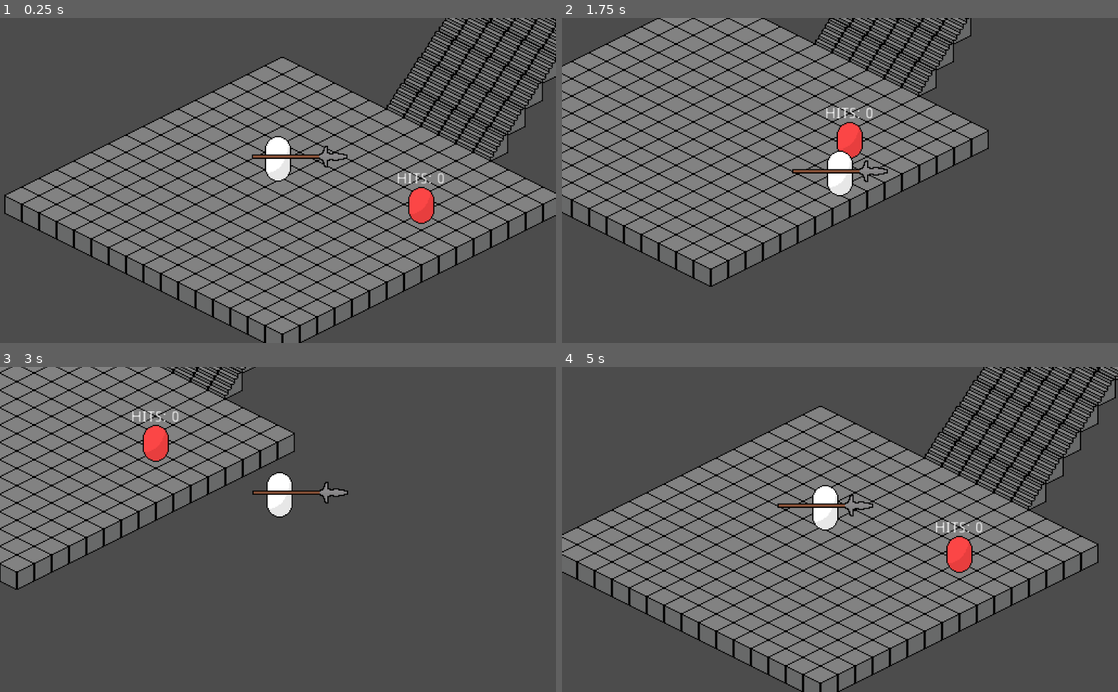
Above: before the commit, frames 1-4 (two rows, left to right).
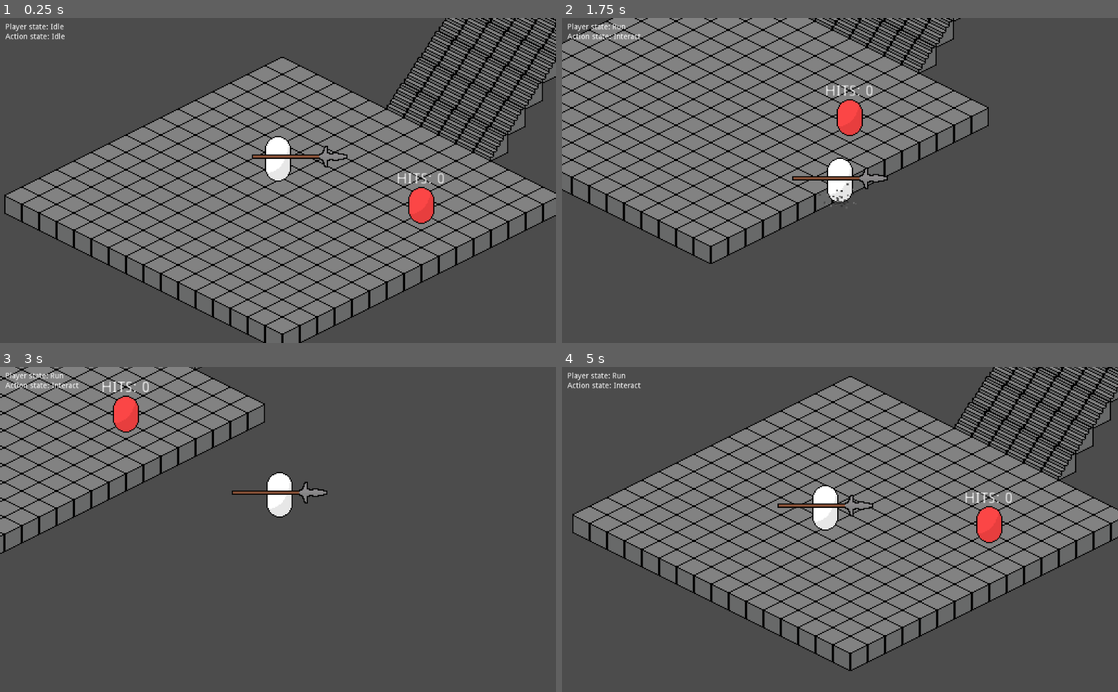
Above: after the commit, the same moments.

Repository: mickveldhuis/untitled
Game: Godot game, scene res://scenes/level_1/ThroneRoom.tscn
Two runs of this game, one before a commit and one after it. Both use one fixed random seed, a clock stepped at 60 frames per second and the inputs below.
Inputs (mouse positions are in pixels of both pictures, inside the frame that each line leads up to):
- Up to frame 1 (0.25 s): no input
- Up to frame 2 (1.75 s): tap Enter at 0.5 s; move the mouse to (962, 164) at 0.52 s; hold D (move_right) 0.53-1.28 s; click (962, 164) at 0.6 s; right-click (962, 164) at 0.8 s; move the mouse to (728, 196) at 1.27 s; hold S (move_down) from 1.28 s (still down); right-click (728, 196) at 1.35 s; tap Space (dash, bound only after the commit) at 1.55 s
- Up to frame 3 (3 s): move the mouse to (333, 458) at 2.02 s; release S (move_down) at 2.03 s; hold D (move_right) 2.03-2.78 s; tap Space (dash, bound only after the commit) at 2.1 s; click (333, 458) at 2.3 s; move the mouse to (250, 594) at 2.77 s; hold W (move_up) from 2.78 s (still down); click (250, 594) at 2.85 s
- Up to frame 4 (5 s): right-click (812, 594) at 3.05 s; move the mouse to (1006, 578) at 3.52 s; release W (move_up) at 3.53 s; hold A (move_left) from 3.53 s (still down); right-click (1006, 578) at 3.6 s; tap Space (dash, bound only after the commit) at 3.8, 4.35 s; tap Escape (ui_cancel) at 4.15 s; move the mouse to (673, 480) at 4.27 s; click (673, 480) at 4.55 s

The runs differ from the first frame. In frame 1, 0.2% of the frame differs, in the area x 1-12%, y 1-7%; in frame 2, 25%; in frame 3, 15%; in frame 4, 39%, in the area x 0-100%, y 0-100%.

Commit message:
Add FSM to handle player actions and movement

Diff:
--- a/entities/dummy/dummy.gd
+++ b/entities/dummy/dummy.gd
@@ -12,14 +12,14 @@
 	update_counter_text()
 
 
-func take_damage(damage : int) -> void:
+func take_damage(_damage : int) -> void:
 	print("on_dummy_hit")
 	n_hits += 1
 
 	update_counter_text()
 
 
-func _on_dummy_hit(body, data) -> void:
+func _on_dummy_hit(_body, _data) -> void:
 	print("on_dummy_hit")
 	n_hits += 1
 
--- a/entities/player/Player.tscn
+++ b/entities/player/Player.tscn
@@ -1,17 +1,20 @@
-[gd_scene load_steps=9 format=2]
+[gd_scene load_steps=19 format=2]
 
-[ext_resource path="res://entities/player/player.gd" type="Script" id=1]
+[ext_resource path="res://entities/player/player_controller.gd" type="Script" id=1]
 [ext_resource path="res://entities/player/player.png" type="Texture" id=2]
 [ext_resource path="res://entities/player/spear.png" type="Texture" id=3]
 [ext_resource path="res://nodes/hitbox.gd" type="Script" id=4]
+[ext_resource path="res://nodes/state_machine.gd" type="Script" id=5]
+[ext_resource path="res://entities/player/states/idle_state.gd" type="Script" id=6]
+[ext_resource path="res://entities/player/states/run_state.gd" type="Script" id=7]
+[ext_resource path="res://entities/player/states/attack_state.gd" type="Script" id=8]
+[ext_resource path="res://entities/player/states/dash_state.gd" type="Script" id=9]
+[ext_resource path="res://entities/player/states/interact_state.gd" type="Script" id=10]
+[ext_resource path="res://entities/player/states/actionless_state.gd" type="Script" id=11]
 
 [sub_resource type="CapsuleShape2D" id=1]
 radius = 8.0
 height = 4.0
-
-[sub_resource type="CapsuleShape2D" id=4]
-radius = 12.0
-height = 10.0
 
 [sub_resource type="Animation" id=2]
 length = 0.001
@@ -69,6 +72,32 @@
 "values": [ false, true ]
 }
 
+[sub_resource type="CapsuleShape2D" id=4]
+radius = 12.0
+height = 10.0
+
+[sub_resource type="Gradient" id=6]
+colors = PoolColorArray( 0, 0, 0, 1, 0.533203, 0.533203, 0.533203, 1 )
+
+[sub_resource type="GradientTexture" id=7]
+gradient = SubResource( 6 )
+
+[sub_resource type="ParticlesMaterial" id=5]
+emission_shape = 2
+emission_box_extents = Vector3( 15, 1, 1 )
+flag_disable_z = true
+direction = Vector3( 0, -1, 0 )
+spread = 120.0
+flatness = 0.2
+initial_velocity = 200.0
+initial_velocity_random = 1.0
+orbit_velocity = 0.0
+orbit_velocity_random = 0.0
+damping = 1.0
+scale = 2.0
+scale_random = 0.7
+color_ramp = SubResource( 7 )
+
 [node name="Player" type="KinematicBody2D"]
 collision_layer = 2
 script = ExtResource( 1 )
@@ -88,6 +117,10 @@
 position = Vector2( 0, -8 )
 rotation = -1.5708
 shape = SubResource( 1 )
+
+[node name="AnimationPlayer" type="AnimationPlayer" parent="."]
+anims/RESET = SubResource( 2 )
+anims/spear = SubResource( 3 )
 
 [node name="Weapon" type="Node2D" parent="."]
 position = Vector2( 0, -22 )
@@ -109,11 +142,45 @@
 shape = SubResource( 4 )
 disabled = true
 
-[node name="Timer" type="Timer" parent="."]
+[node name="States" type="Node2D" parent="."]
+script = ExtResource( 5 )
+initial_state = NodePath("Idle")
+
+[node name="Idle" type="Node2D" parent="States"]
+script = ExtResource( 6 )
+
+[node name="Run" type="Node2D" parent="States"]
+script = ExtResource( 7 )
+
+[node name="Dash" type="Node2D" parent="States"]
+script = ExtResource( 9 )
+
+[node name="DashTimer" type="Timer" parent="States/Dash"]
+wait_time = 0.5
+
+[node name="DashParticles" type="Particles2D" parent="States/Dash"]
+position = Vector2( 0, 1 )
+emitting = false
+amount = 60
+lifetime = 0.12
+one_shot = true
+process_material = SubResource( 5 )
+
+[node name="ActionStates" type="Node2D" parent="."]
+script = ExtResource( 5 )
+initial_state = NodePath("Idle")
+
+[node name="Idle" type="Node2D" parent="ActionStates"]
+script = ExtResource( 11 )
+
+[node name="Attack" type="Node2D" parent="ActionStates"]
+script = ExtResource( 8 )
+
+[node name="AttackTimer" type="Timer" parent="ActionStates/Attack"]
 wait_time = 0.24
 
-[node name="AnimationPlayer" type="AnimationPlayer" parent="."]
-anims/RESET = SubResource( 2 )
-anims/spear = SubResource( 3 )
+[node name="Interact" type="Node2D" parent="ActionStates"]
+script = ExtResource( 10 )
 
-[connection signal="timeout" from="Timer" to="." method="_on_timer_timeout"]
+[connection signal="timeout" from="States/Dash/DashTimer" to="States/Dash" method="_on_timer_timeout"]
+[connection signal="timeout" from="ActionStates/Attack/AttackTimer" to="ActionStates/Attack" method="_on_timer_timeout"]
--- /dev/null
+++ b/entities/player/player_controller.gd
@@ -0,0 +1,46 @@
+extends KinematicBody2D
+
+
+export(int) var speed = 100
+
+
+var velocity : Vector2 = Vector2.ZERO
+
+# Expose state activity to all 'state machines'
+# var is_idle : bool = false
+# var is_running : bool = false
+# var is_dashing : bool = false
+# var is_attacking : bool = false
+# var is_interacting : bool = false
+
+
+onready var fsm : StateMachine = $States
+onready var action_fsm : StateMachine = $ActionStates
+onready var anim : AnimationPlayer = $AnimationPlayer
+onready var hitbox : Area2D = $Weapon/WeaponSprite/HitBox
+
+
+func _ready() -> void:
+	fsm.init()
+	action_fsm.init()
+
+
+func _unhandled_input(_event: InputEvent) -> void:
+	pass
+
+
+func _process (delta):
+	fsm.process(delta)
+	action_fsm.process(delta)
+
+
+func _physics_process(delta):
+	fsm.handle_input()
+	action_fsm.handle_input()
+
+	fsm.physics_process(delta)
+	action_fsm.physics_process(delta)
+
+
+func move() -> void:
+	velocity = move_and_slide(velocity)
--- /dev/null
+++ b/entities/player/states/actionless_state.gd
@@ -0,0 +1,17 @@
+extends PlayerState
+
+
+func enter(_data : Dictionary = {}) -> void:
+	print("[Enter Action] Idle state...")
+
+
+func exit() -> void:
+	print("[Exit Action] Idle state...")
+
+
+func handle_input() -> void:
+	if player.fsm.state_id != "Dash":
+		if Input.is_action_just_pressed("action"):
+			emit_signal("finished", "Attack")
+		elif Input.is_action_just_pressed("interact"):
+			emit_signal("finished", "Interact")
--- /dev/null
+++ b/entities/player/states/attack_state.gd
@@ -0,0 +1,26 @@
+extends PlayerState
+
+
+onready var timer : Timer = $AttackTimer
+
+
+func enter(_data : Dictionary = {}) -> void:
+	print("[Enter Action] Attack state...")
+
+
+func exit() -> void:
+	print("[Exit Action] Attack state...")
+
+
+func physics_process(_delta : float) -> void:
+	if timer.is_stopped():
+		print("AATTAACCKK!!")
+		if Input.is_action_just_pressed("action") and not player.anim.is_playing():
+			player.anim.play("spear")
+			timer.start()
+		else:
+			emit_signal("finished", "Idle")
+
+
+func _on_timer_timeout() -> void:
+	timer.stop()
--- /dev/null
+++ b/entities/player/states/dash_state.gd
@@ -0,0 +1,43 @@
+extends PlayerState
+
+
+export (float) var dash_duration = 0.1
+export (float) var dash_multiplier = 3.0
+
+
+var dash_direction : Vector2 = Vector2.ZERO
+
+
+onready var timer : Timer = $DashTimer
+onready var particles : Particles2D = $DashParticles
+
+
+func enter(_data : Dictionary = {}) -> void:
+	print("[Enter] Dash state...")
+
+	dash_direction = get_input_vector()
+
+	particles.restart()
+
+	timer.wait_time = dash_duration
+	timer.start()
+
+
+func exit() -> void:
+	print("[Exit] Dash state...")
+
+
+func physics_process(_delta : float) -> void:
+	var dash_speed : float = player.speed * dash_multiplier
+	player.velocity = dash_direction * dash_speed
+
+	player.move()
+
+
+func _on_timer_timeout() -> void:
+	timer.stop()
+
+	if is_equal_approx(player.velocity.length(), 0.0):
+		emit_signal("finished", "Idle")
+
+	emit_signal("finished", "Run")
--- /dev/null
+++ b/entities/player/states/idle_state.gd
@@ -0,0 +1,21 @@
+extends PlayerState
+
+
+func enter(_data : Dictionary = {}) -> void:
+	print("[Enter] Idle state...")
+
+	player.velocity = Vector2.ZERO
+
+
+func exit() -> void:
+	print("[Exit] Idle state...")
+
+
+func handle_input() -> void:
+	if (Input.is_action_just_pressed("move_down")
+		or Input.is_action_just_pressed("move_up")
+		or Input.is_action_just_pressed("move_left")
+		or Input.is_action_just_pressed("move_right")):
+		emit_signal("finished", "Run")
+	elif Input.is_action_just_pressed("dash"):
+		emit_signal("finished", "Dash")
--- /dev/null
+++ b/entities/player/states/interact_state.gd
@@ -0,0 +1,20 @@
+extends PlayerState
+
+
+func enter(_data : Dictionary = {}) -> void:
+	print("[Enter Action] Interact state...")
+
+	player.velocity = Vector2.ZERO
+
+
+func exit() -> void:
+	print("[Exit Action] Interact state...")
+
+
+func physics_process(_delta : float) -> void:
+	if Input.is_action_just_pressed("ui_cancel"):
+		print("Player interacts..!")
+
+		yield(get_tree().create_timer(1.0), "timeout")
+
+		emit_signal("finished", "Idle")
--- /dev/null
+++ b/entities/player/states/player_state.gd
@@ -0,0 +1,19 @@
+class_name PlayerState
+extends State
+
+
+onready var player : KinematicBody2D = owner
+
+
+func get_input_vector() -> Vector2:
+	var input_vector = Vector2.ZERO
+
+	input_vector.x = Input.get_action_strength("move_right") - Input.get_action_strength("move_left")
+	input_vector.y = Input.get_action_strength("move_down") - Input.get_action_strength("move_up")
+
+	if input_vector.x != 0 and input_vector.y != 0:
+		input_vector.y /= 2
+
+	input_vector = input_vector.normalized()
+
+	return input_vector
--- /dev/null
+++ b/entities/player/states/run_state.gd
@@ -0,0 +1,23 @@
+extends PlayerState
+
+
+func enter(_data : Dictionary = {}) -> void:
+	print("[Enter] Run state...")
+
+
+func exit() -> void:
+	print("[Exit] Run state...")
+
+
+func physics_process(_delta : float) -> void:
+	var input_vector : Vector2  = get_input_vector()
+	player.velocity = input_vector * player.speed
+
+	player.move()
+
+	# if is_equal_approx(player.velocity.length(), 0.0):
+	# 	emit_signal("finished", "Idle")
+	if player.velocity.is_equal_approx(Vector2.ZERO):
+		emit_signal("finished", "Idle")
+	elif Input.is_action_just_pressed("dash"):
+		emit_signal("finished", "Dash")
--- a/nodes/hurtbox.gd
+++ b/nodes/hurtbox.gd
@@ -9,13 +9,13 @@
 
 
 func _ready() -> void:
-	connect("area_entered", self, "_on_area_entered")
+	if connect("area_entered", self, "_on_area_entered"):
+		push_error("[ERROR] Hurtbox signal connection failure...")
 
 
 func _on_area_entered(hitbox : HitBox) -> void:
 	if hitbox == null:
 		return
 
-
 	if owner.has_method("take_damage"):
 		owner.take_damage(hitbox.damage)
--- /dev/null
+++ b/nodes/state.gd
@@ -0,0 +1,25 @@
+class_name State
+extends Node2D
+
+
+signal finished(next_state)
+
+
+func handle_input() -> void:
+	pass
+
+
+func process(_delta : float) -> void:
+	pass
+
+
+func physics_process(_delta : float) -> void:
+	pass
+
+
+func enter(_data : Dictionary = {}) -> void:
+	pass
+
+
+func exit() -> void:
+	pass
--- /dev/null
+++ b/nodes/state_machine.gd
@@ -0,0 +1,53 @@
+class_name StateMachine
+extends Node2D
+
+
+signal state_changed(previous, new)
+
+
+export var initial_state : NodePath = NodePath()
+
+
+var state_id : String
+
+
+onready var state : State = get_node(initial_state)
+
+
+func init() -> void:
+	state_id = state.name
+
+	for child in get_children():
+		if child is State:
+			child.connect("finished", self, "change_state")
+
+	state.enter()
+
+
+func handle_input() -> void:
+	state.handle_input()
+
+
+func process(delta : float) -> void:
+	state.process(delta)
+
+
+func physics_process(delta : float) -> void:
+	state.physics_process(delta)
+
+
+func change_state(next_state_id : String) -> void:
+	var prev_state : State = state
+
+	if not has_node(next_state_id):
+		return
+
+	if state:
+		state.exit()
+
+		state_id = next_state_id
+
+	state = get_node(next_state_id)
+	state.enter()
+
+	emit_signal("state_changed", prev_state.name, state.name)
--- a/project.godot
+++ b/project.godot
@@ -18,10 +18,28 @@
 "class": "HurtBox",
 "language": "GDScript",
 "path": "res://nodes/hurtbox.gd"
+}, {
+"base": "State",
+"class": "PlayerState",
+"language": "GDScript",
+"path": "res://entities/player/states/player_state.gd"
+}, {
+"base": "Node2D",
+"class": "State",
+"language": "GDScript",
+"path": "res://nodes/state.gd"
+}, {
+"base": "Node2D",
+"class": "StateMachine",
+"language": "GDScript",
+"path": "res://nodes/state_machine.gd"
 } ]
 _global_script_class_icons={
 "HitBox": "",
-"HurtBox": ""
+"HurtBox": "",
+"PlayerState": "",
+"State": "",
+"StateMachine": ""
 }
 
 [application]
@@ -86,6 +104,11 @@
 "events": [ Object(InputEventMouseButton,"resource_local_to_scene":false,"resource_name":"","device":0,"alt":false,"shi …(212 unchanged characters)…
  ]
 }
+dash={
+"deadzone": 0.5,
+"events": [ Object(InputEventKey,"resource_local_to_scene":false,"resource_name":"","device":0,"alt":false,"shift":false,"control":false,"meta":false,"command":false,"pressed":false,"scancode":32,"physical_scancode":0,"unicode":0,"echo":false,"script":null)
+ ]
+}
 
 [layer_names]
 
--- a/scenes/level_1/ThroneRoom.tscn
+++ b/scenes/level_1/ThroneRoom.tscn
@@ -1,9 +1,10 @@
-[gd_scene load_steps=9 format=2]
+[gd_scene load_steps=10 format=2]
 
 [ext_resource path="res://scenes/common_assets/tiles.png" type="Texture" id=1]
 [ext_resource path="res://entities/player/Player.tscn" type="PackedScene" id=2]
 [ext_resource path="res://scenes/common_assets/decor.png" type="Texture" id=3]
 [ext_resource path="res://entities/dummy/dummy.tscn" type="PackedScene" id=4]
+[ext_resource path="res://ui/debug_interface.tscn" type="PackedScene" id=5]
 
 [sub_resource type="ConvexPolygonShape2D" id=5]
 points = PoolVector2Array( 32, 8, 16, 16, 0, 8, 16, 0 )
@@ -100,8 +101,6 @@
 
 [node name="Player" parent="YSort" instance=ExtResource( 2 )]
 speed = 164
-acceleration = 503
-friction = 389
 
 [node name="Decor" type="TileMap" parent="YSort"]
 position = Vector2( 4, 30 )
@@ -114,3 +113,7 @@
 
 [node name="Dummy" parent="YSort" instance=ExtResource( 4 )]
 position = Vector2( 132, 39 )
+
+[node name="Canvas" type="CanvasLayer" parent="."]
+
+[node name="DebugInterface" parent="Canvas" instance=ExtResource( 5 )]
--- /dev/null
+++ b/ui/debug_interface.gd
@@ -0,0 +1,18 @@
+extends Control
+
+onready var player : KinematicBody2D = get_node("/root/ThroneRoom/YSort/Player")
+onready var state_label : Label = $StateInfo/VBoxContainer/StateLabel
+onready var action_label : Label = $StateInfo/VBoxContainer/ActionStateLabel
+
+func _ready() -> void:
+	var _err : int = player.fsm.connect("state_changed", self, "_on_fsm_updated")
+	var _err_2 : int = player.action_fsm.connect("state_changed", self, "_on_action_fsm_updated")
+
+	state_label.text = "Player state: {name}".format({"name": player.fsm.state_id})
+	action_label.text = "Action state: {name}".format({"name": player.action_fsm.state_id})
+
+func _on_fsm_updated(_previous : String, new : String) -> void:
+	state_label.text = "Player state: {name}".format({"name": new})
+
+func _on_action_fsm_updated(_previous : String, new : String) -> void:
+	action_label.text = "Action state: {name}".format({"name": new})
--- /dev/null
+++ b/ui/debug_interface.tscn
@@ -0,0 +1,27 @@
+[gd_scene load_steps=2 format=2]
+
+[ext_resource path="res://ui/debug_interface.gd" type="Script" id=1]
+
+[node name="DebugInterface" type="Control"]
+anchor_right = 1.0
+anchor_bottom = 1.0
+script = ExtResource( 1 )
+
+[node name="StateInfo" type="MarginContainer" parent="."]
+margin_left = 10.0
+margin_top = 10.0
+
+[node name="VBoxContainer" type="VBoxContainer" parent="StateInfo"]
+margin_right = 131.0
+margin_bottom = 32.0
+
+[node name="StateLabel" type="Label" parent="StateInfo/VBoxContainer"]
+margin_right = 131.0
+margin_bottom = 14.0
+text = "Player state: {name}"
+
+[node name="ActionStateLabel" type="Label" parent="StateInfo/VBoxContainer"]
+margin_top = 18.0
+margin_right = 131.0
+margin_bottom = 32.0
+text = "Action state: {name}"
